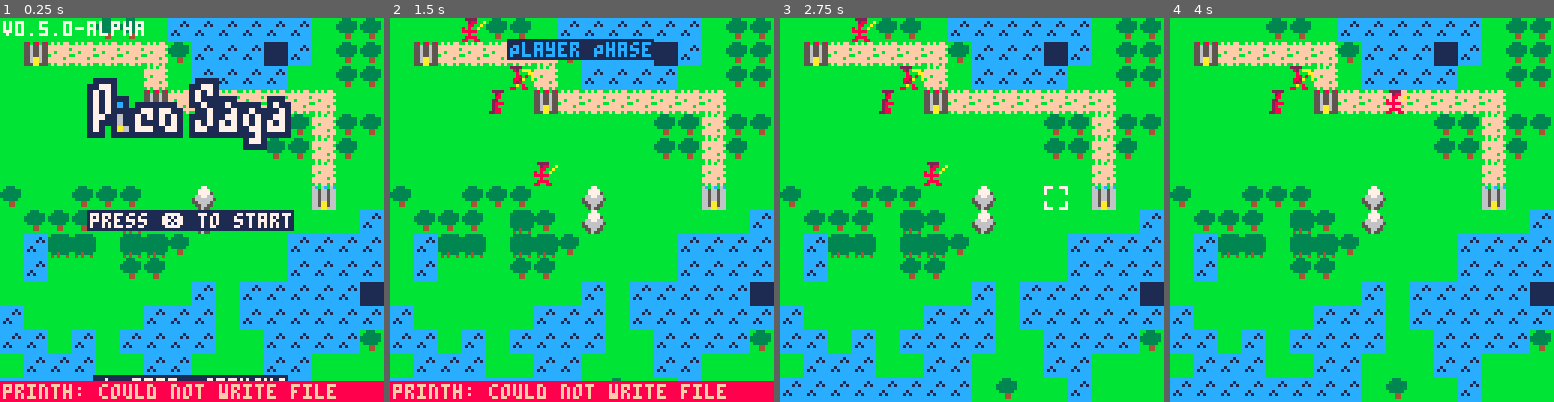
Above: before the commit, frames 1-4 (left to right).
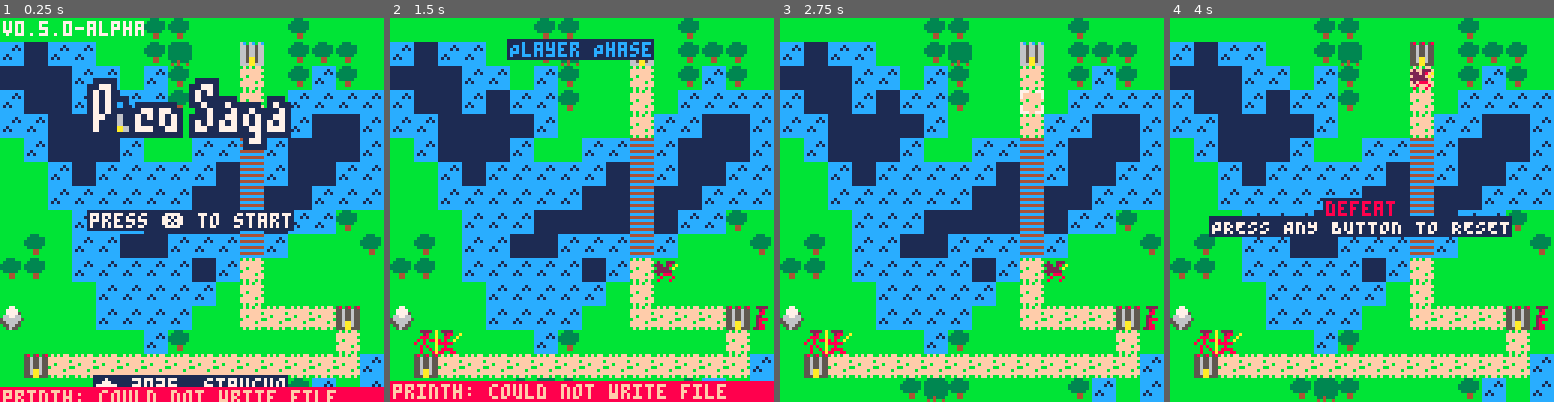
Above: after the commit, the same moments.

Repository: stavguo/pico-saga
Game: PICO-8 cartridge ftrpg.p8
Two runs of this game, one before a commit and one after it. Both use one fixed random seed, a clock stepped at 60 frames per second and the inputs below.
Inputs:
- Up to frame 1 (0.25 s): no input
- Up to frame 2 (1.5 s): tap X (X key) at 0.33, 1.07 s; tap O (Z key) at 0.7 s
- Up to frame 3 (2.75 s): hold Right 1.6-2.1 s; tap O (Z key) at 1.7, 2.1, 2.5 s; tap X (X key) at 1.85 s; hold Up 2.15-2.42 s; hold Right from 2.47 s (still down)
- Up to frame 4 (4 s): tap O (Z key) at 2.9, 3.3, 3.7 s; tap X (X key) at 2.97 s; release Right at 3.03 s; hold Left 3.08-3.58 s; hold Down 3.63-3.97 s

The runs differ from the first frame. In frame 1, 68% of the frame differs, in the area x 0-100%, y 0-100%; in frame 2, 73%; in frame 3, 79%; in frame 4, 79%.

Commit message:
Added ability to see attackable tiles

Diff:
--- a/src/castle.lua
+++ b/src/castle.lua
@@ -70,24 +70,26 @@
 
 function init_castles()
     local sections, places = {
-        -- Top row (y: 0-4)
-        {x_start=0, x_end=4, y_start=0, y_end=4, targ={0, 0}},    -- Top-left
-        {x_start=5, x_end=10, y_start=0, y_end=4, targ={7, 0}},   -- Top-center
-        {x_start=11, x_end=15, y_start=0, y_end=4, targ={15, 0}}, -- Top-right
+        -- -- Top row (y: 0-4)
+        -- {x_start=0, x_end=4, y_start=0, y_end=4, targ={0, 0}},    -- Top-left
+        -- {x_start=5, x_end=10, y_start=0, y_end=4, targ={7, 0}},   -- Top-center
+        -- {x_start=11, x_end=15, y_start=0, y_end=4, targ={15, 0}}, -- Top-right
 
-        -- Middle row (y: 5-10)
-        {x_start=0, x_end=4, y_start=5, y_end=10, targ={0, 7}},    -- Mid-left
-        {x_start=5, x_end=10, y_start=5, y_end=10, targ={7, 7}},  -- Center
-        {x_start=11, x_end=15, y_start=5, y_end=10, targ={15, 7}},-- Mid-right
+        -- -- Middle row (y: 5-10)
+        -- {x_start=0, x_end=4, y_start=5, y_end=10, targ={0, 7}},    -- Mid-left
+        -- {x_start=5, x_end=10, y_start=5, y_end=10, targ={7, 7}},  -- Center
+        -- {x_start=11, x_end=15, y_start=5, y_end=10, targ={15, 7}},-- Mid-right
 
-        -- Bottom row (y: 11-15)
-        {x_start=0, x_end=4, y_start=11, y_end=15, targ={0, 15}},  -- Bottom-left
-        {x_start=5, x_end=10, y_start=11, y_end=15, targ={7, 15}},-- Bottom-center
-        {x_start=11, x_end=15, y_start=11, y_end=15, targ={15, 15}}-- Bottom-right
-        -- { x_start = 0, x_end = 15, y_start = 0, y_end = 15, targ = {0,0} },
-        -- { x_start = 16, x_end = 31, y_start = 0, y_end = 15, targ = {31,0} },
-        -- { x_start = 0, x_end = 15, y_start = 16, y_end = 31, targ = {0,31} },
-        -- { x_start = 16, x_end = 31, y_start = 16, y_end = 31, targ = {31,31} }
+        -- -- Bottom row (y: 11-15)
+        -- {x_start=0, x_end=4, y_start=11, y_end=15, targ={0, 15}},  -- Bottom-left
+        -- {x_start=5, x_end=10, y_start=11, y_end=15, targ={7, 15}},-- Bottom-center
+        -- {x_start=11, x_end=15, y_start=11, y_end=15, targ={15, 15}}-- Bottom-right
+
+
+        { x_start = 0, x_end = 7, y_start = 0, y_end = 7, targ = {0,0} },
+        { x_start = 8, x_end = 15, y_start = 0, y_end = 7, targ = {15,0} },
+        { x_start = 0, x_end = 7, y_start = 8, y_end = 15, targ = {0,15} },
+        { x_start = 8, x_end = 15, y_start = 8, y_end = 15, targ = {15,15} }
     }, {}
     for sec in all(sections) do
         local w, h = sec.x_end - sec.x_start + 1, sec.y_end - sec.y_start + 1
--- a/src/fsm.lua
+++ b/src/fsm.lua
@@ -204,17 +204,16 @@
 end
 
 function create_action_menu_state()
-    local ui, cursor, selected_unit, start, enemy_positions, c_idx
+    local ui, cursor, selected_unit, start, c_idx
     return {
         enter = function(p)
             selected_unit, cursor, start, ui = p.unit, p.cursor, p.start, {}
-            enemy_positions = get_tiles_within_distance(cursor, selected_unit.Atr, function (idx)
+            c_idx=check_for_castle(cursor)
+            local opts={}
+            if #get_tiles_within_distance(cursor, selected_unit.Atr, function (idx)
                 local unit = UNITS[idx]
                 return unit and unit.team == "enemy"
-            end)
-            c_idx=check_for_castle(cursor)
-            local opts={}
-            if next(enemy_positions) then add(opts,"Attack") end
+            end) > 0 then add(opts,"Attack") end
             add(opts,c_idx and "Liberate" or "Standby")
             create_ui(opts,ui,true)
         end,
@@ -223,7 +222,7 @@
             if btnp(4) then
                 local selected_item = get_ui_selection(ui)
                 if selected_item == "Attack" then
-                    change_state("attack_menu", { pos = cursor, start = start, unit = selected_unit, enemy_positions = enemy_positions })
+                    change_state("attack_menu", { pos = cursor, start = start, unit = selected_unit })
                 elseif selected_item == "Standby" or selected_item == "Liberate" then
                     move_unit(selected_unit, cursor, start)
                     selected_unit.exhausted = true
@@ -248,12 +247,16 @@
 end
 
 function create_attack_menu_state()
-    local cursor, selected_unit, ui, pos, start, attackable_units
-    return {
-        enter = function(p)
-            selected_unit, pos, start, cursor, attackable_units, ui = p.unit, p.pos, p.start, p.pos, {}, {}
-            for tile_idx in all(p.enemy_positions) do
-                attackable_units[tile_idx] = true
+    local cursor, selected_unit, ui, pos, start, attackable_units, reachable
+    return {
+        enter = function(p)
+            selected_unit, pos, start, cursor, attackable_units, ui, reachable = p.unit, p.pos, p.start, p.pos, {}, {}, {}
+            for tile in all(get_tiles_within_distance(cursor, selected_unit.Atr)) do
+                reachable[tile] = true
+                local unit = UNITS[tile]
+                if unit and unit.team == "enemy" then
+                    attackable_units[tile] = true
+                end
             end
         end,
         update = function()
@@ -296,6 +299,7 @@
             end
         end,
         draw = function()
+            draw_traversable_edges(reachable, 7)
             draw_units(function (unit)
                 return (attackable_units[vectoindex({unit.x,unit.y})] == nil or unit.team != "enemy") and unit ~= selected_unit
             end)
